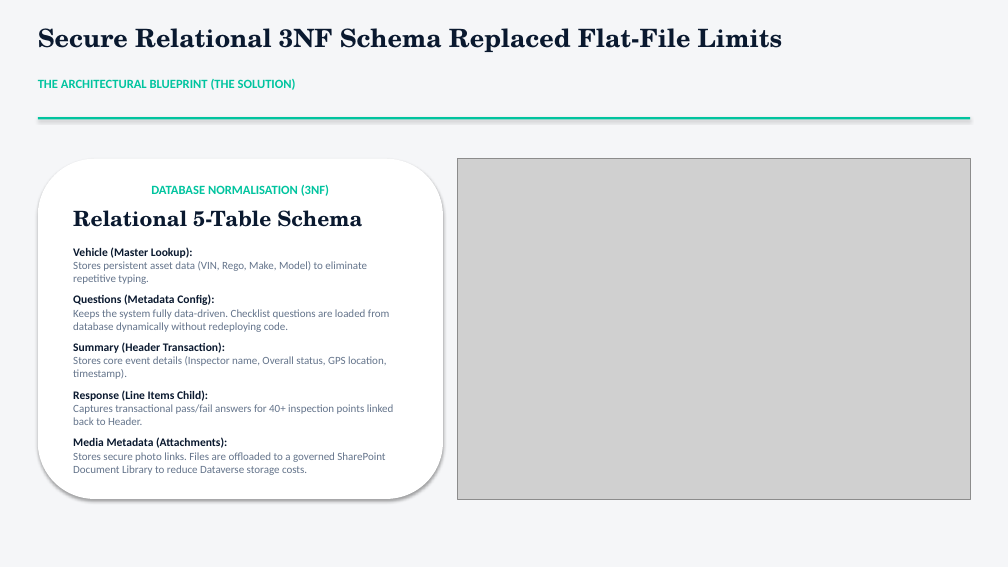
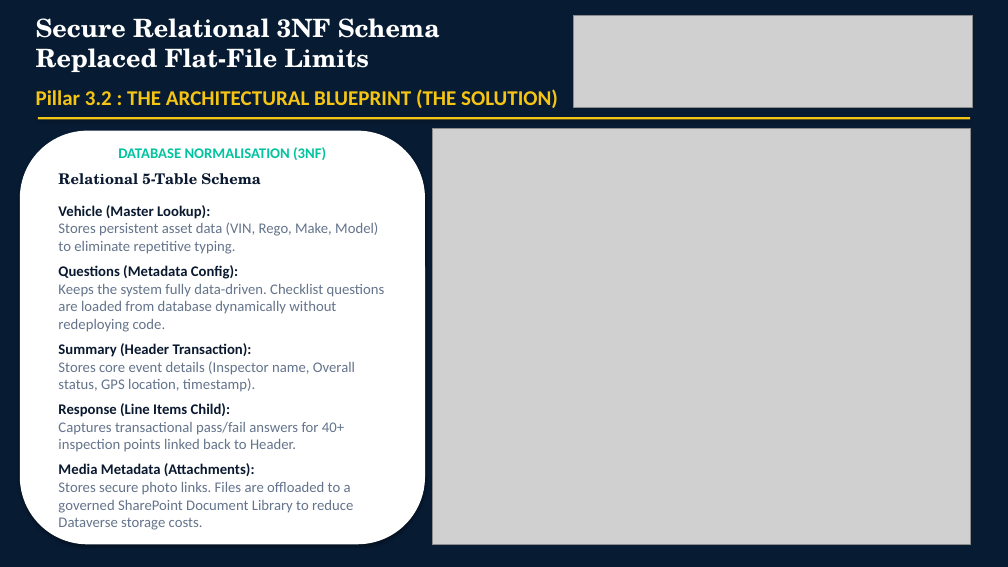
Before and after one commit to daveliong/Projects, a slide deck: slide 6 of VIA/vehicle_inspection_app_case_study.pptx (slide 5 before the commit). Drawn at 1008x567 pixels with LibreOffice and Linux fonts; fonts in the diff are those of the drawing; grey boxes stand for pictures. Boxes give left, top, right and bottom in pixels: in the first picture for what was removed or moved away, otherwise in the second. Text is boxed around its words. In the diff, an @@ line names an element or a change of style, - is before the commit and + after.

```diff
--- a/VIA/vehicle_inspection_app_case_study.pptx
+++ b/VIA/vehicle_inspection_app_case_study.pptx
@@ rectangle added at (0,0,1008,567), fill #071B33 @@
@@ text "Secure Relational 3NF Schema Replaced ...": place and size @@
-text "Secure Relational 3NF Schema Replaced ..." at (38,28,782,52)
+text "Secure Relational 3NF Schema Replaced ..." at (36,18,440,72)
@@ text "Secure Relational 3NF Schema Replaced ..." at (36,18,440,72): text colour #0A192F to #FFFFFF @@
@@ picture added at (574,15,972,107) @@
@@ text at (36,89,558,108): text changed; size 12 to 20 pt; text colour #00C49F to #F6C514 @@
-THE ARCHITECTURAL BLUEPRINT (THE SOLUTION)
+Pillar 3.2 : THE ARCHITECTURAL BLUEPRINT (THE SOLUTION)
@@ rectangle at (38,117,970,119): fill #00C49F to #F6C514 @@
@@ rounded rectangle "DATABASE NORMALISATION (3NF)": place and size @@
-rounded rectangle "DATABASE NORMALISATION (3NF)" at (38,159,443,499)
+rounded rectangle "DATABASE NORMALISATION (3NF)" at (20,131,425,544)
@@ rounded rectangle "DATABASE NORMALISATION (3NF)" at (20,131,425,544): size 12 to 14 pt in "DATABASE NORMALISATION (3NF)"; size 20 to 14 pt in "Relational 5-Table Schema"; size 11 to 14 pt in "Vehicle (Master Lookup):", "Questions (Metadata Config):", "Summary (Header Transaction):", "Response (Line Items Child):" and 1 more places; size 10.5 to 14 pt in "Stores persistent asset data (VIN, Rego, Make, ...", "Keeps the system fully data-driven. Checklist questions ...", "Stores core event details (Inspector name, Overall ...", "Captures transactional pass/fail answers for 40+ inspection ..." and 1 more places @@
@@ picture: place and size @@
-picture at (457,159,970,499)
+picture at (433,129,970,544)
```
Also in this commit, not shown: 4 other slides changed, 2 slides added, 2 slides removed, 2 other files.
